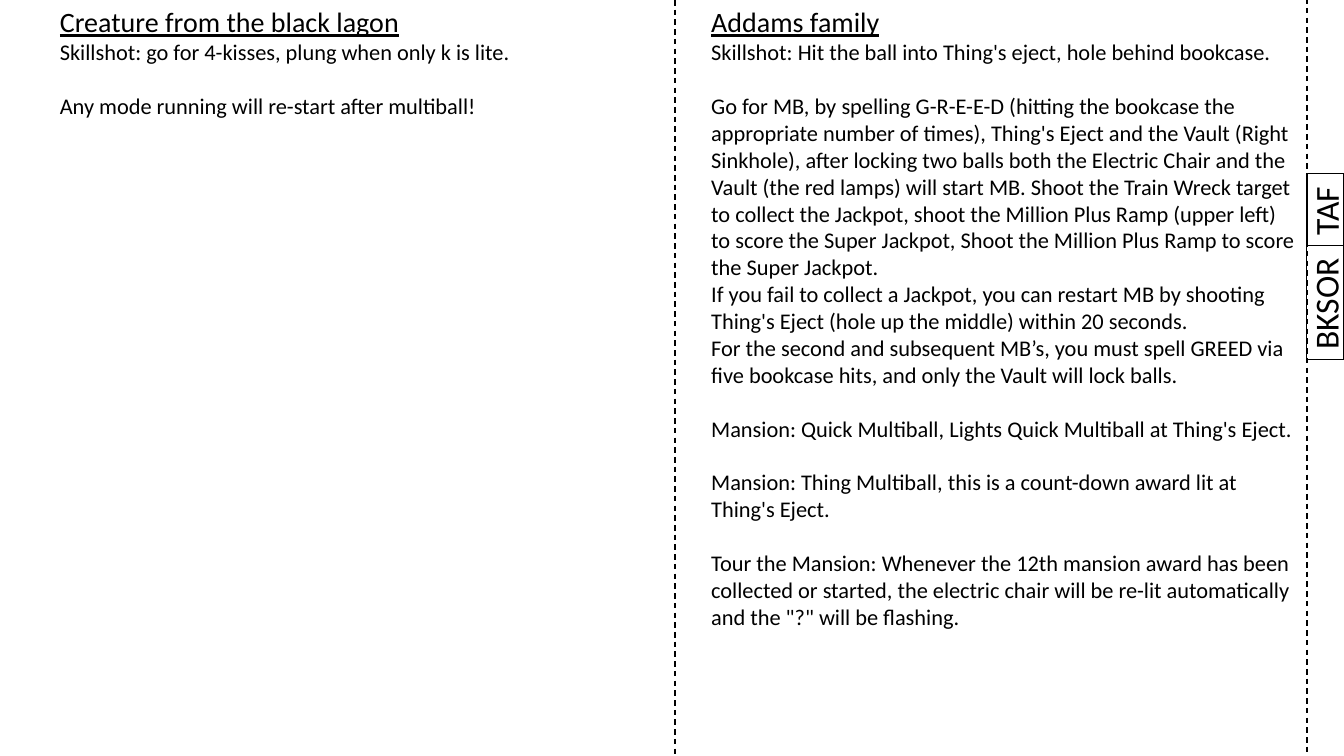
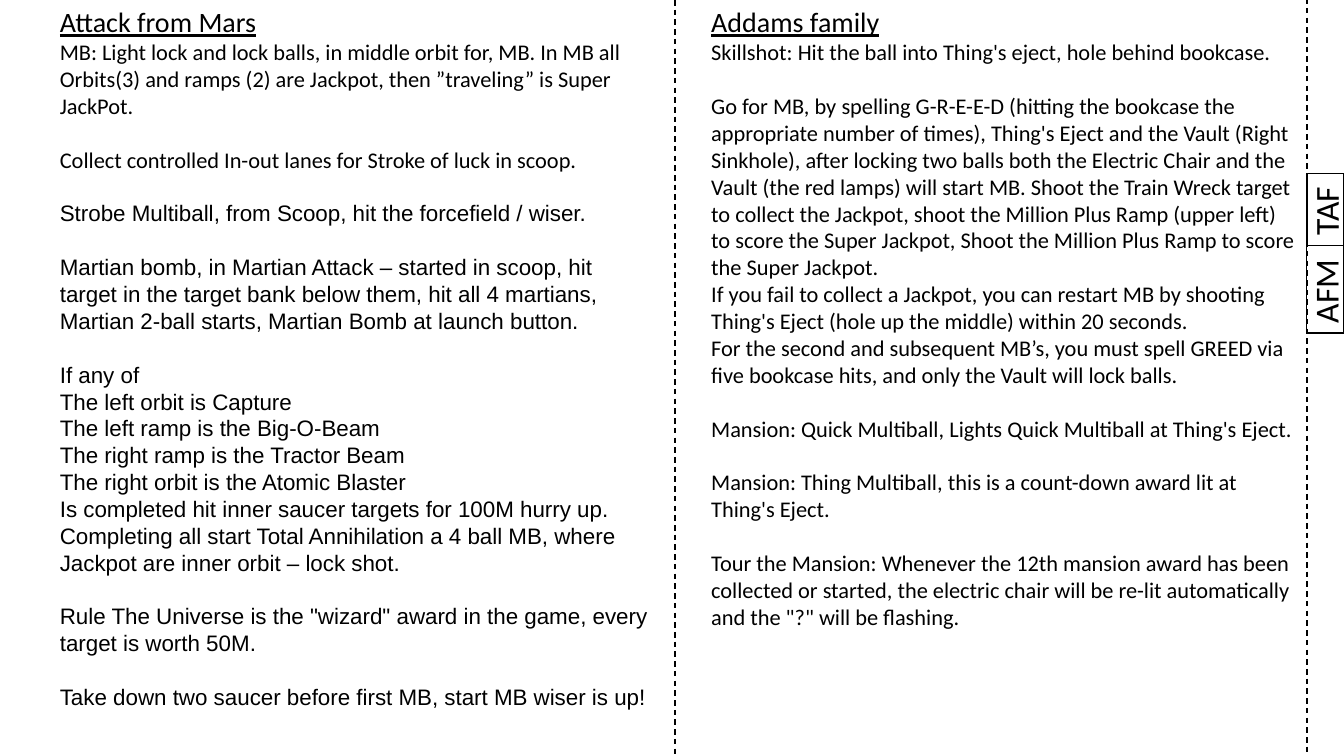
Before and after one commit to karstenbolge/PB, a slide deck: slide 15 of PB.pptx. Drawn at 1344x756 pixels with LibreOffice and Linux fonts; fonts in the diff are those of the drawing. Boxes give left, top, right and bottom in pixels: in the first picture for what was removed or moved away, otherwise in the second. Text is boxed around its words. In the diff, an @@ line names an element or a change of style, - is before the commit and + after.

Commit message:
added afm

```diff
--- a/PB.pptx
+++ b/PB.pptx
@@ text at (x1=60, y1=44, x2=648, y2=710): text changed; font Calibri to Arial @@
-Creature from the black lagon
-Skillshot: go for 4-kisses, plung when only k is lite.
-Any mode running will re-start after multiball!
+Attack from Mars
+MB: Light lock and lock balls, in middle orbit for, MB. In MB all Orbits(3) and ramps (2) are Jackpot, then ”traveling” is Super JackPot.
+Collect controlled In-out lanes for Stroke of luck in scoop.
+Strobe Multiball, from Scoop, hit the forcefield / wiser.
+Martian bomb, in Martian Attack – started in scoop, hit target in the target bank below them, hit all 4 martians, Martian 2-ball starts, Martian Bomb at launch button.
+If any of
+The left orbit is Capture
+The left ramp is the Big-O-Beam
+The right ramp is the Tractor Beam
+The right orbit is the Atomic Blaster
+Is completed hit inner saucer targets for 100M hurry up.
+Completing all start Total Annihilation a 4 ball MB, where Jackpot are inner orbit – lock shot.
+Rule The Universe is the "wizard" award in the game, every target is worth 50M.
+Take down two saucer before first MB, start MB wiser is up!
@@ text in rectangle at (x1=1307, y1=266, x2=1344, y2=322): text changed @@
-BKSOR
+AFM
@@ rectangle "AFM" resized from (x1=1307, y1=246, x2=1344, y2=360) to (x1=1307, y1=245, x2=1344, y2=333) @@
```
